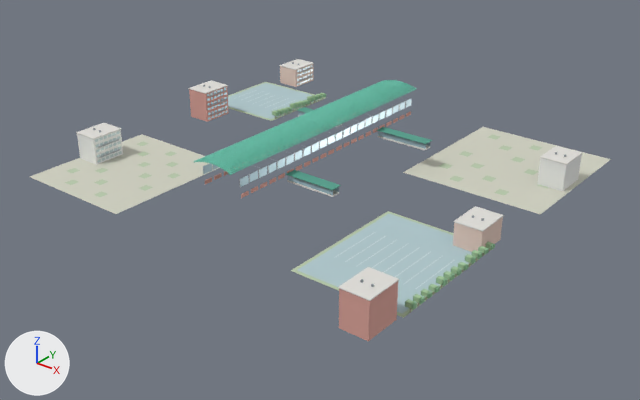
Before and after pictures for a commit that changed the glTF model assets/photo-stations/1.gltf.
Before and after are seen from a 50 mm camera at (292.0, -362.0, 206.0) aimed at (8.0, -7.0, -14.0). The axes (+X, +Y, +Z) are drawn at lower left. The lights are the same throughout. The picture after the commit comes second. Vertices at exactly the same position are counted once.

The older version as bpy lines, for what is in view:
```python
me_mesh_0 = bpy.data.meshes.new('Mesh_0')
me_mesh_0.from_pydata(...)  # 4688 vertices, 6984 faces; spans x -130.0..126.0, y -119.0..126.0, z 0.0..32.0
me_mesh_0.materials.append(mat_roof)  # green #6ac4ad
me_mesh_0.materials.append(mat_roofedge)  # green #57a28f
me_mesh_0.materials.append(mat_roofshine)  # green #72d1b9
me_mesh_0.materials.append(mat_concrete)  # light grey #e3e1dc
me_mesh_0.materials.append(mat_frame)  # light grey #bfc5c4
me_mesh_0.materials.append(mat_brick)  # pink #dea59b
me_mesh_0.materials.append(mat_lightbrick)  # beige #e8cdc1
me_mesh_0.materials.append(mat_glass)  # cyan #a8c7d1
me_mesh_0.materials.append(mat_glassbright)  # pale blue #cfe6e9
me_mesh_0.materials.append(mat_white)  # white #eeefec
me_mesh_0.materials.append(mat_dark)  # grey #8e969a
me_mesh_0.materials.append(mat_leaf)  # greyish green #8ab992
me_mesh_0.materials.append(mat_leaf2)  # green #a8cba0
me_mesh_0.materials.append(mat_trunk)  # beige #ae9e8a
me_mesh_0.materials.append(mat_grass)  # light grey #bbccad
me_mesh_0.materials.append(mat_water)  # pale blue #b2cbcf
me_mesh_0.materials.append(mat_watershine)  # light grey #d2dfe1
me_mesh_0.materials.append(mat_gold)  # light grey #d2d3c4
me_mesh_0.materials.append(mat_steel)  # grey #acb6bc
me_mesh_0.materials.append(mat_shade)  # grey #b7bcb8
ob_station_1_photo_informed_architecture_and_surroundings = bpy.data.objects.new('Station 1 photo-informed architecture and surroundings', me_mesh_0)
ob_station_1_photo_informed_architecture_and_surroundings.location = (0.0, 0.0, 0.0)
```
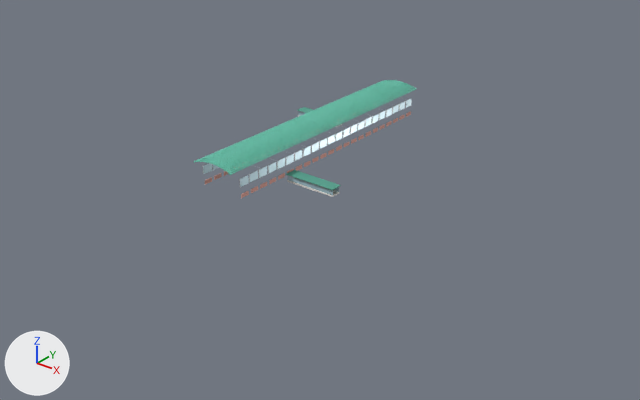
The change, as JSON lines over the scene's bpy script:
```json
{"block": "me_mesh_0", "where": "# used by ob_station_1_photo_informed_architecture_and_surroundings; location = (0.0, 0.0, 0.0)"}
{"op": "remove", "block": "me_mesh_0", "code": "me_mesh_0.from_pydata(...)  # 4688 vertices, 6984 faces; spans x -130.0..126.0, y -119.0..126.0, z 0.0..32.0"}
{"op": "add", "block": "me_mesh_0", "code": "me_mesh_0.from_pydata(...)  # 1616 vertices, 2376 faces; spans x -44.0..44.0, y -83.0..83.0, z 12.0..32.0"}
{"block": "me_mesh_0", "change": "me_mesh_0 part 1: 384 loose pieces with 3072 vertices, spanning x -130.0..126.0, y -119.0..126.0, z 0.0..21.0, are deleted"}
{"op": "remove", "block": "me_mesh_0", "code": "me_mesh_0.materials.append(mat_lightbrick)  # beige #e8cdc1"}
{"op": "remove", "block": "me_mesh_0", "code": "me_mesh_0.materials.append(mat_glassbright)  # pale blue #cfe6e9"}
{"op": "remove", "block": "me_mesh_0", "code": "me_mesh_0.materials.append(mat_white)  # white #eeefec"}
{"op": "remove", "block": "me_mesh_0", "code": "me_mesh_0.materials.append(mat_dark)  # grey #8e969a"}
{"op": "remove", "block": "me_mesh_0", "code": "me_mesh_0.materials.append(mat_leaf)  # greyish green #8ab992"}
{"op": "remove", "block": "me_mesh_0", "code": "me_mesh_0.materials.append(mat_leaf2)  # green #a8cba0"}
{"op": "remove", "block": "me_mesh_0", "code": "me_mesh_0.materials.append(mat_trunk)  # beige #ae9e8a"}
{"op": "remove", "block": "me_mesh_0", "code": "me_mesh_0.materials.append(mat_grass)  # light grey #bbccad"}
{"op": "remove", "block": "me_mesh_0", "code": "me_mesh_0.materials.append(mat_water)  # pale blue #b2cbcf"}
{"op": "remove", "block": "me_mesh_0", "code": "me_mesh_0.materials.append(mat_watershine)  # light grey #d2dfe1"}
{"op": "remove", "block": "me_mesh_0", "code": "me_mesh_0.materials.append(mat_gold)  # light grey #d2d3c4"}
{"op": "remove", "block": "me_mesh_0", "code": "me_mesh_0.materials.append(mat_shade)  # grey #b7bcb8"}
```

Changed parts and their boxes (x1, y1, x2, y2) in the pictures (640 x 400 px):
```json
{"object": "Station 1 photo-informed architecture and surroundings", "change": "reshaped", "before": [30, 59, 611, 341], "after": [194, 80, 416, 198], "on screen": "62% narrower, 58% shorter"}
{"part": 1, "of": "me_mesh_0", "change": "deleted", "before": [30, 59, 611, 341]}
```
